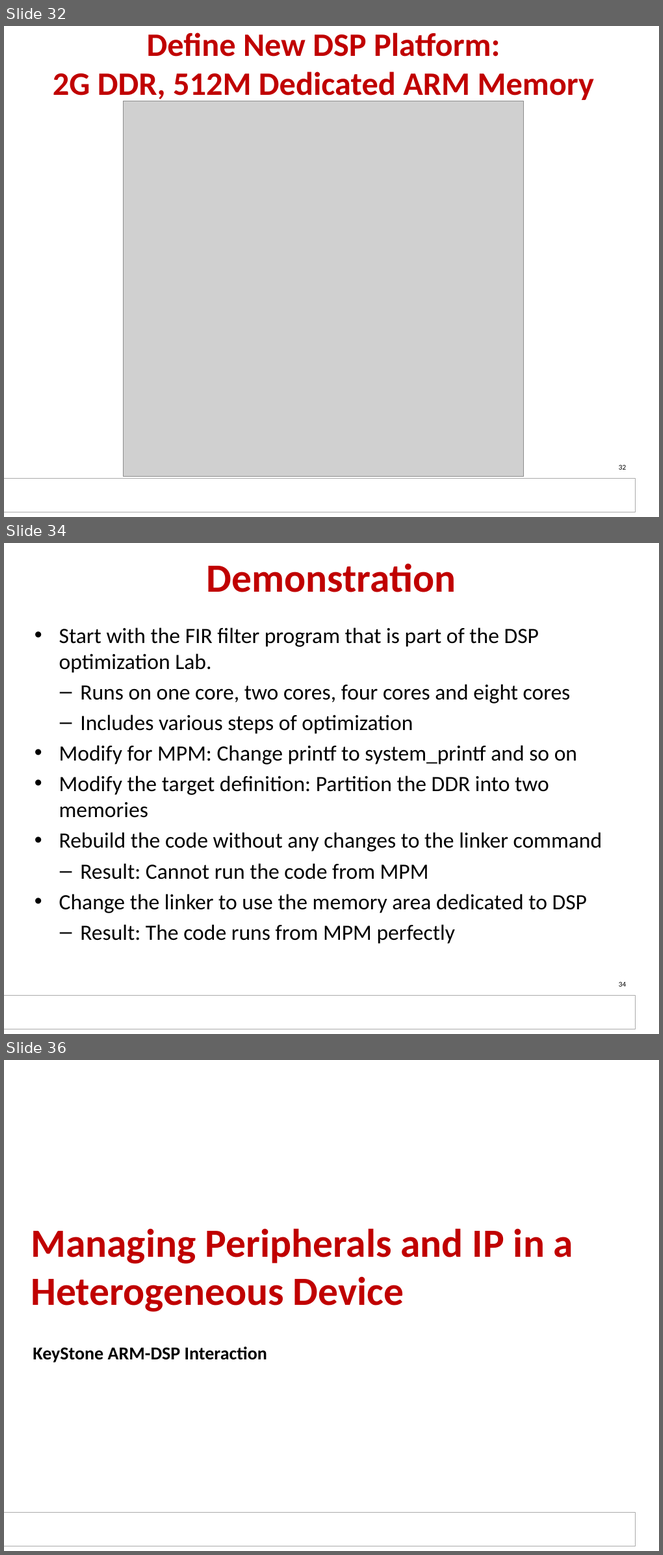
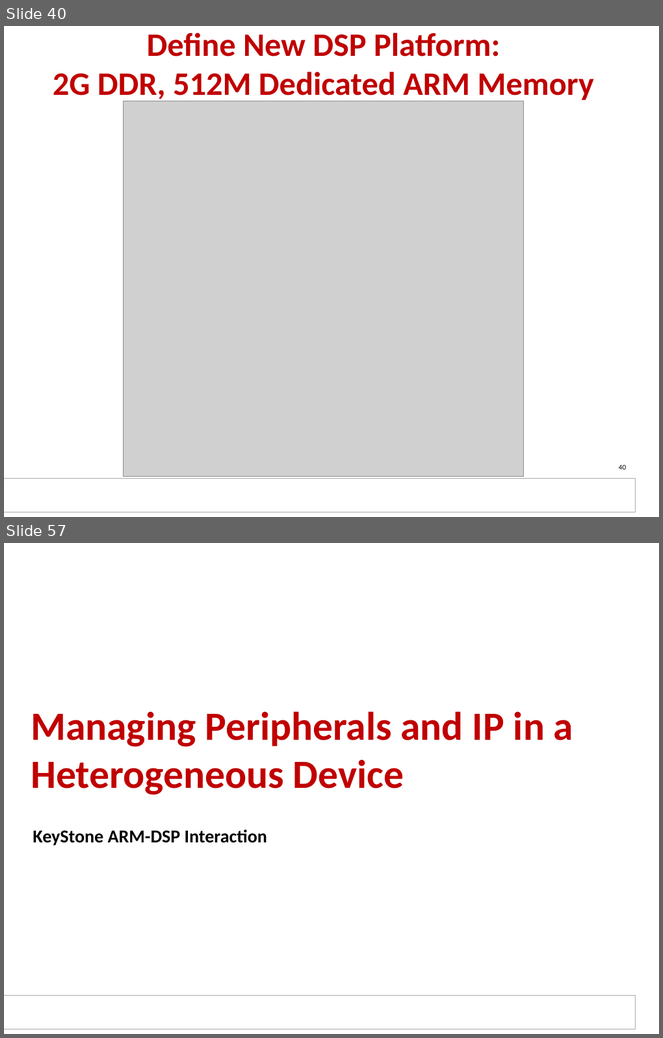
Before and after one commit to hari1989/keystone-workshop, a slide deck: slides/KeyStone ARM DSP.pptx. Shown one above the other, each under a label of ours: slides 32, 34 and 36 before the commit, slides 40 and 57 after it; the slides between them are not shown. The pictures are 663x1555 and 663x1038 pixels, drawn with LibreOffice and Linux fonts; fonts in the diff are those of the drawing; grey boxes stand for pictures; background and template pictures are left out. Boxes give left, top, right and bottom in pixels: in the first picture for what was removed or moved away, otherwise in the second. Text is boxed around its words. In the diff, an @@ line names an element or a change of style, - is before the commit and + after.

```diff
--- a/slides/KeyStone ARM DSP.pptx
+++ b/slides/KeyStone ARM DSP.pptx
@@ slide 34 removed at bbox=[4, 543, 659, 1034], background #FFFFFF; not listed: 1 template element that a slide beside it also shows @@
@@ title removed at bbox=[207, 563, 456, 592] @@
-Demonstration
@@ text removed at bbox=[59, 627, 603, 944] @@
-• Start with the FIR filter program that is part of the DSP optimization Lab.
-  – Runs on one core, two cores, four cores and eight cores
-  – Includes various steps of optimization
-• Modify for MPM: Change printf to system_printf and so on
-• Modify the target definition: Partition the DDR into two memories
-• Rebuild the code without any changes to the linker command
-  – Result: Cannot run the code from MPM
-• Change the linker to use the memory area dedicated to DSP
-  – Result: The code runs from MPM perfectly
@@ page number removed at bbox=[619, 982, 626, 987] @@
-34
@@ what was slide 32 is now slide 40 @@
@@ page number at bbox=[619, 465, 626, 470]: text changed @@
-32
+40
@@ what was slide 36 is now slide 57 @@
```
Also in this commit, not shown: 6 slides changed, 4 slides added, 8 other slides removed.
